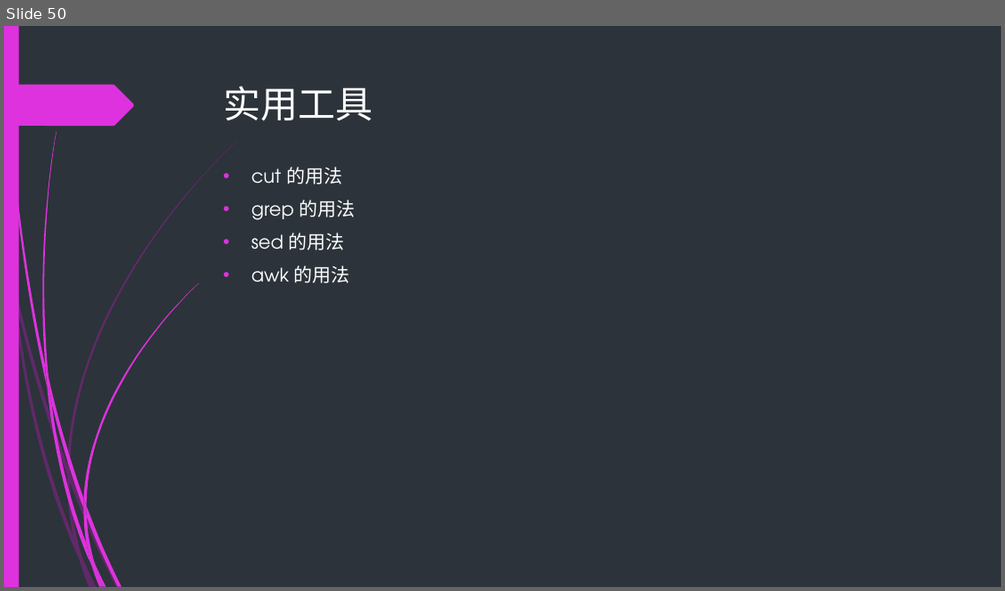
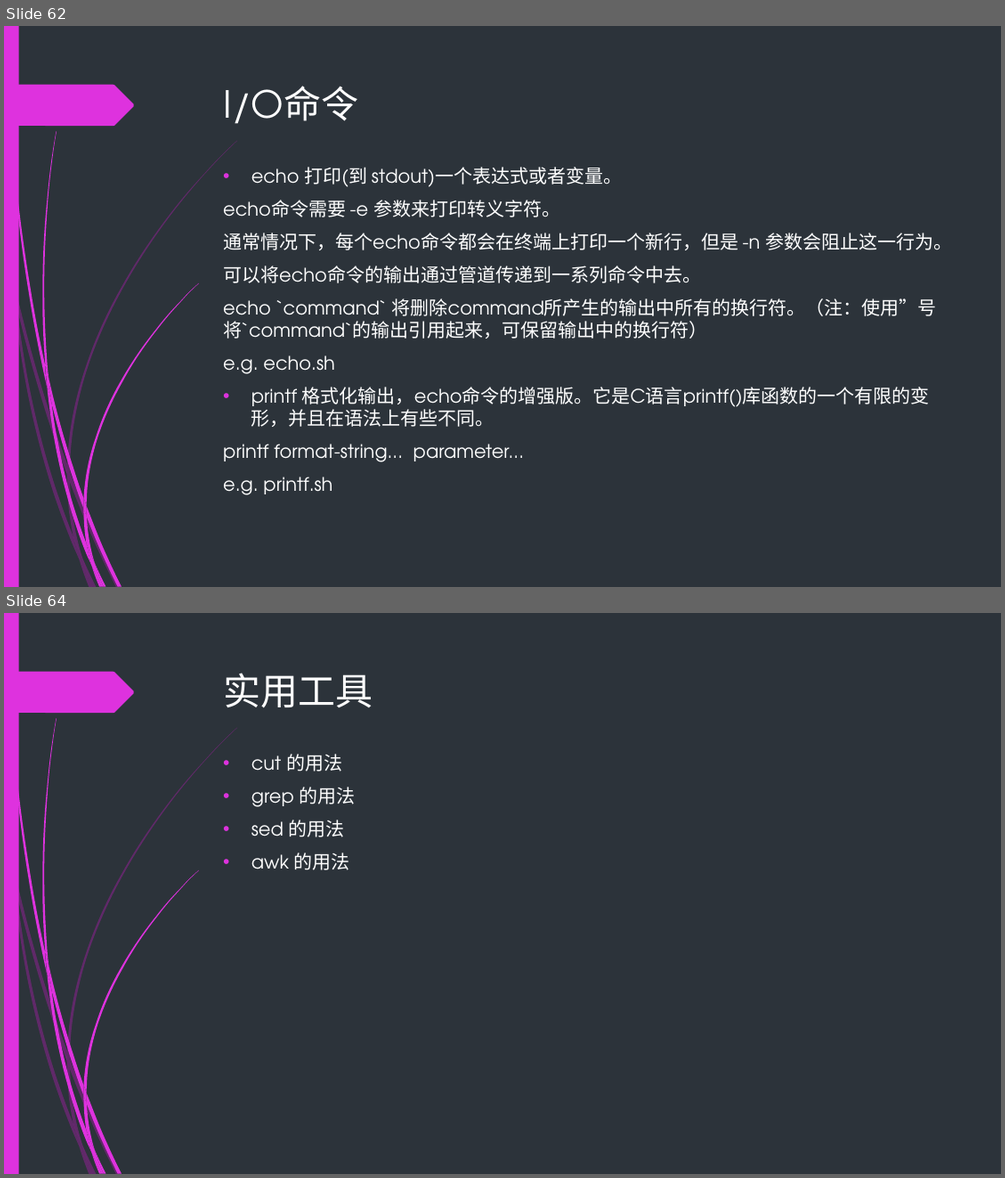
Before and after one commit to backup-ci/abs-train, a slide deck: Bash-scripting-guid.pptx. Shown one above the other, each under a label of ours: slide 50 before the commit, slides 62 and 64 after it; the slides between them are not shown. The pictures are 1005x591 and 1005x1178 pixels, drawn with LibreOffice and Linux fonts; fonts in the diff are those of the drawing. Boxes give left, top, right and bottom in pixels: in the first picture for what was removed or moved away, otherwise in the second. Text is boxed around its words. In the diff, an @@ line names an element or a change of style, - is before the commit and + after.

```diff
--- a/Bash-scripting-guid.pptx
+++ b/Bash-scripting-guid.pptx
@@ slide 62 added at (4,26,1001,587), background #2C333A; not listed: 24 template elements that a slide beside it also shows @@
@@ title added at (224,86,359,124), 36 pt, text #FFFFFF @@
+I/O命令
@@ text added at (223,167,952,495), 18 pt, text #FFFFFF @@
+• echo 打印(到 stdout)一个表达式或者变量。
+echo命令需要 -e 参数来打印转义字符。
+通常情况下，每个echo命令都会在终端上打印一个新行，但是 -n 参数会阻止这一行为。
+可以将echo命令的输出通过管道传递到一系列命令中去。
+echo `command` 将删除command所产生的输出中所有的换行符。（注：使用”号将`command`的输出引用起来，可保留输出中的换行符）
+e.g. echo.sh
+• printf 格式化输出，echo命令的增强版。它是C语言printf()库函数的一个有限的变形，并且在语法上有些不同。
+printf format-string... parameter...
+e.g. printf.sh
@@ what was slide 50 is now slide 64 @@
```
Also in this commit, not shown: 3 slides changed, 13 other slides added, 24 other files.
